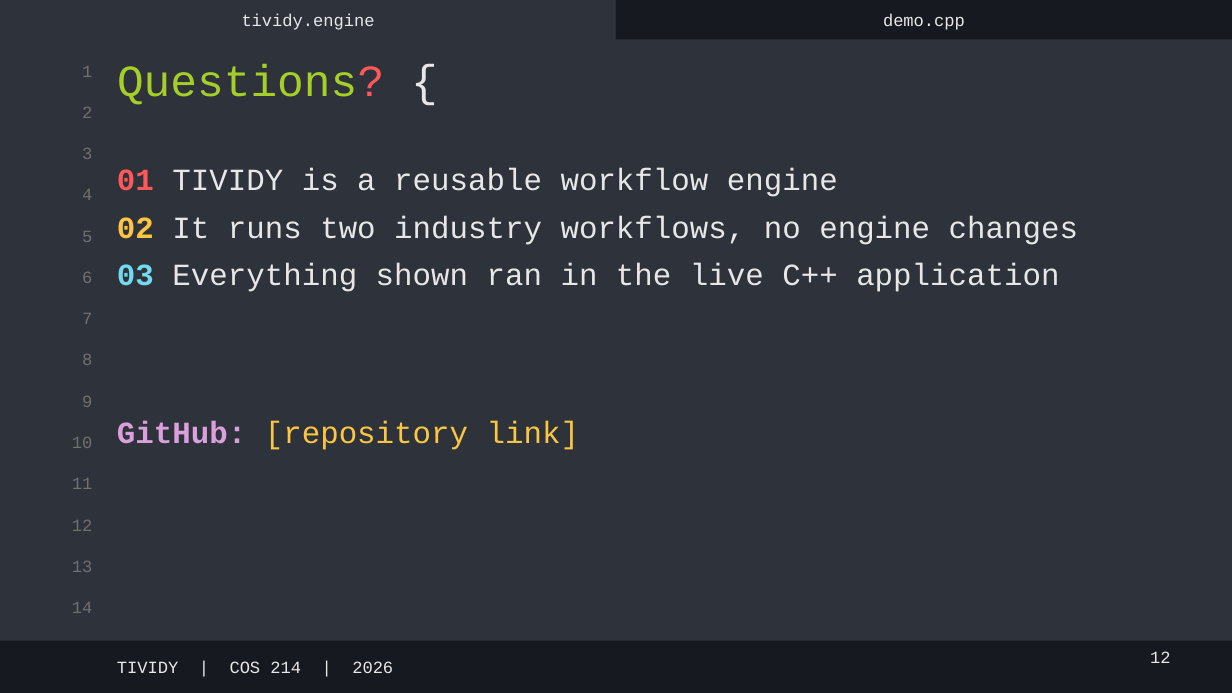
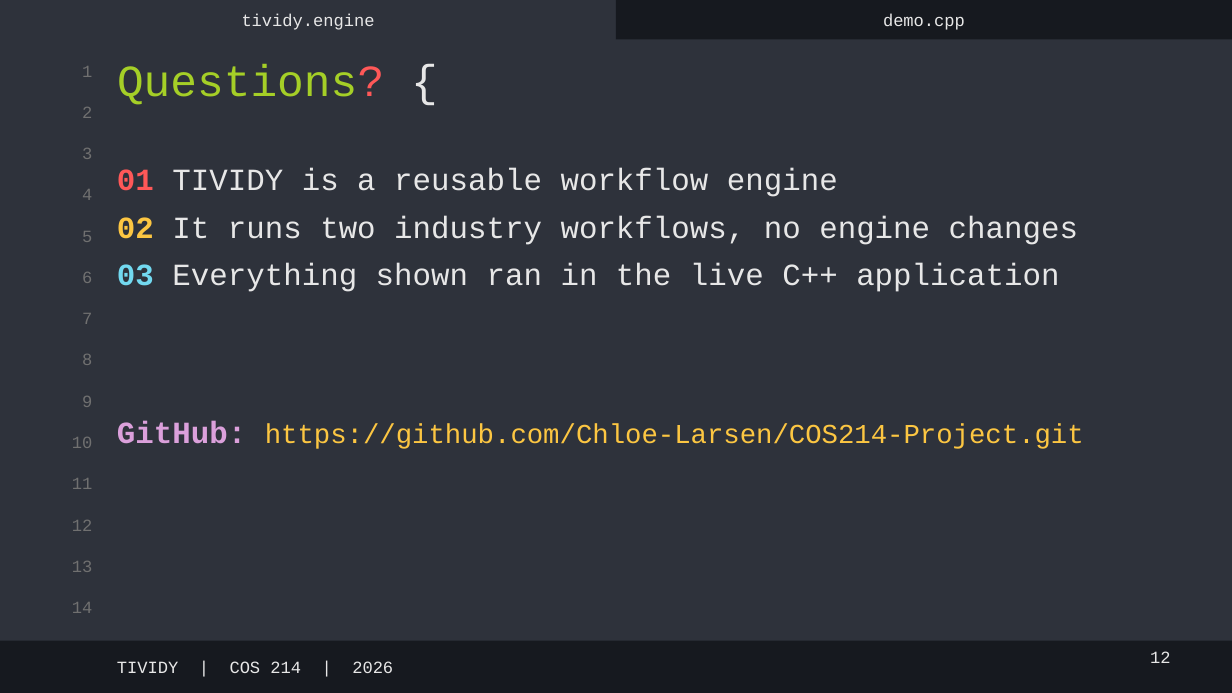
Before and after one commit to Chloe-Larsen/COS214-Project, a slide deck: slide 12 of docs/TIVIDY-Demo.pptx. Drawn at 1232x693 pixels with LibreOffice and Linux fonts; fonts in the diff are those of the drawing. Boxes give left, top, right and bottom in pixels: in the first picture for what was removed or moved away, otherwise in the second. Text is boxed around its words. In the diff, an @@ line names an element or a change of style, - is before the commit and + after.

```diff
--- a/docs/TIVIDY-Demo.pptx
+++ b/docs/TIVIDY-Demo.pptx
@@ text at bbox=[117, 421, 1084, 449]: text changed; size 18 to 16 pt @@
-GitHub: [repository link]
+GitHub: https://github.com/Chloe-Larsen/COS214-Project.git
```
Also in this commit, not shown: 5 other slides changed.
